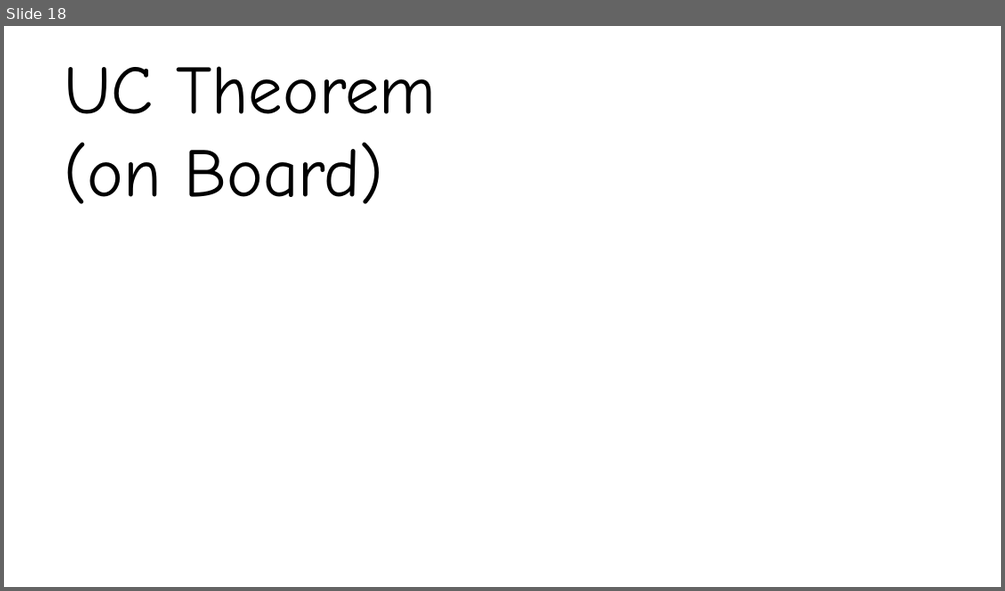
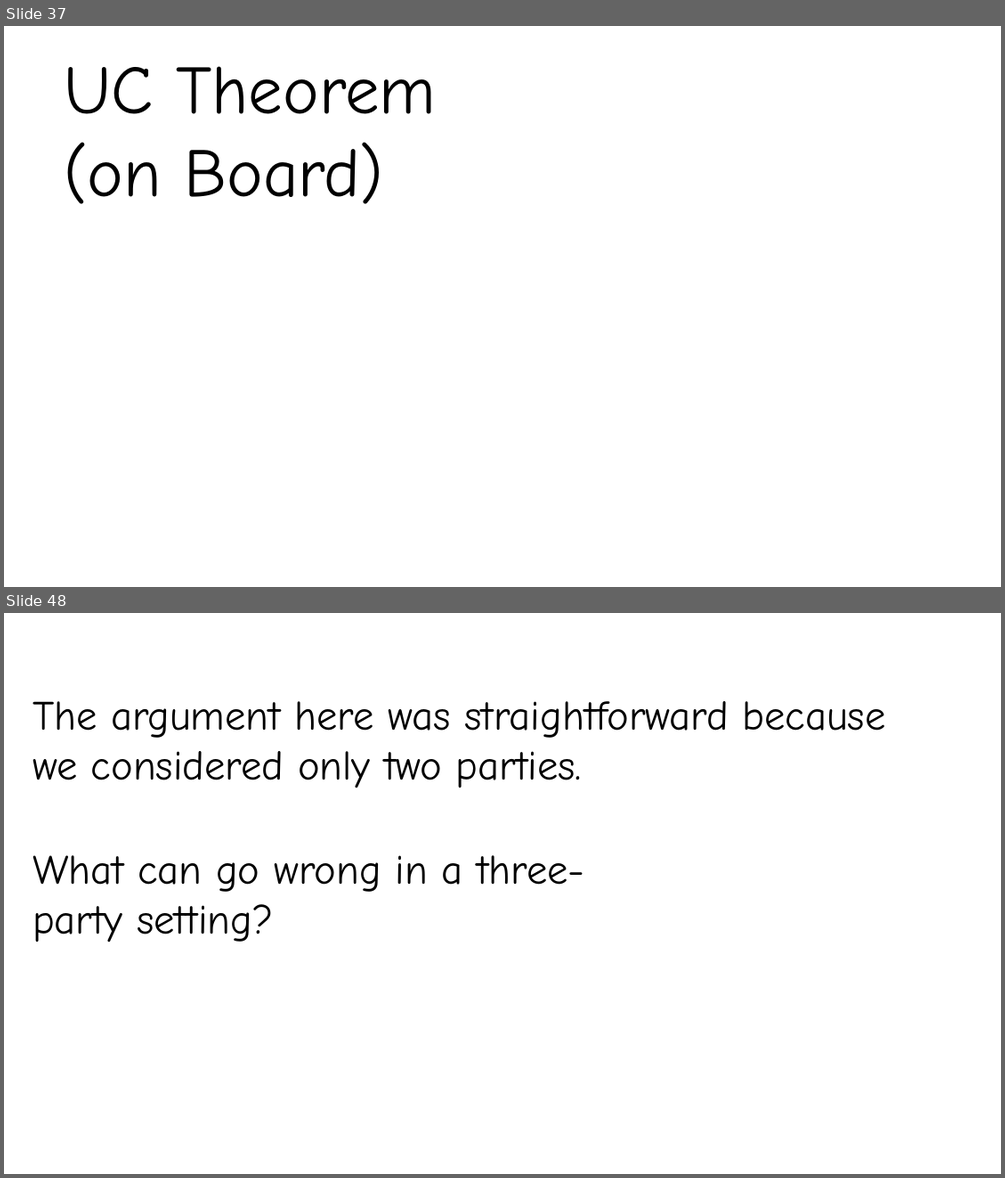
Before and after one commit to privacy-iitk/cs714-26-Winter, a slide deck: Chapter4.pptx. Shown one above the other, each under a label of ours: slide 18 before the commit, slides 37 and 48 after it; the slides between them are not shown. The pictures are 1005x591 and 1005x1178 pixels, drawn with LibreOffice and Linux fonts; fonts in the diff are those of the drawing. Boxes give left, top, right and bottom in pixels: in the first picture for what was removed or moved away, otherwise in the second. Text is boxed around its words. In the diff, an @@ line names an element or a change of style, - is before the commit and + after.

```diff
--- a/Chapter4.pptx
+++ b/Chapter4.pptx
@@ slide 48 added at (x1=4, y1=613, x2=1001, y2=1174), background #FFFFFF @@
@@ text added at (x1=32, y1=701, x2=885, y2=788), 40 pt, text #000000 @@
+The argument here was straightforward because we considered only two parties.
@@ text added at (x1=32, y1=855, x2=584, y2=942), 40 pt, text #000000 @@
+What can go wrong in a three-party setting?
@@ what was slide 18 is now slide 37 @@
```
Also in this commit, not shown: 2 slides changed, 39 other slides added, 1 other file.
